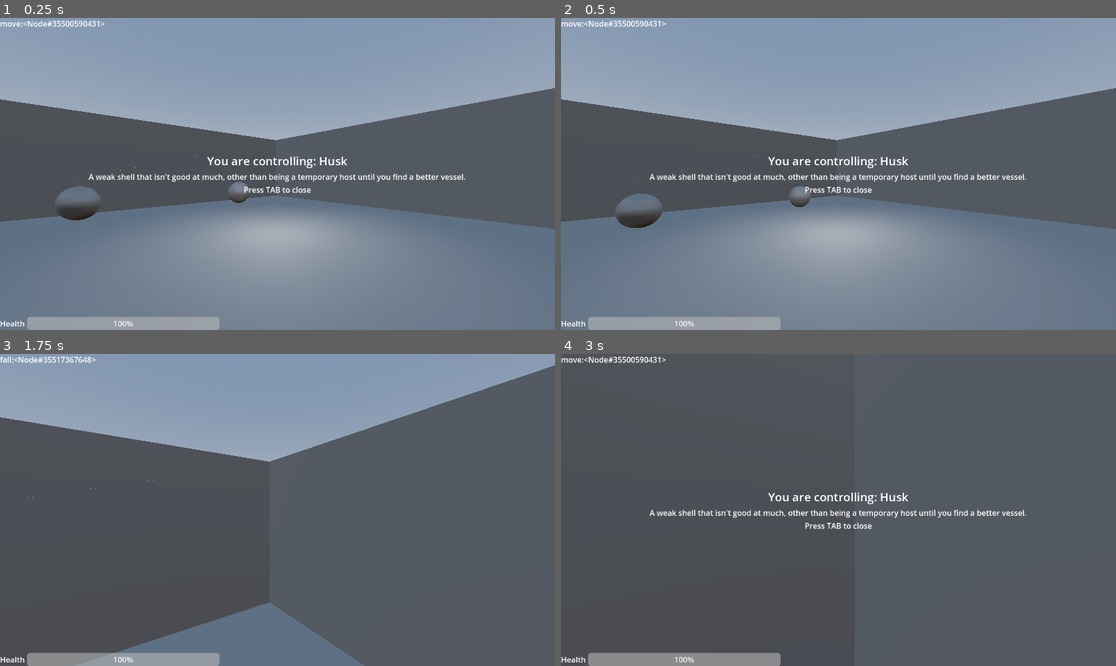
Above: before the commit, frames 1-4 (two rows, left to right).
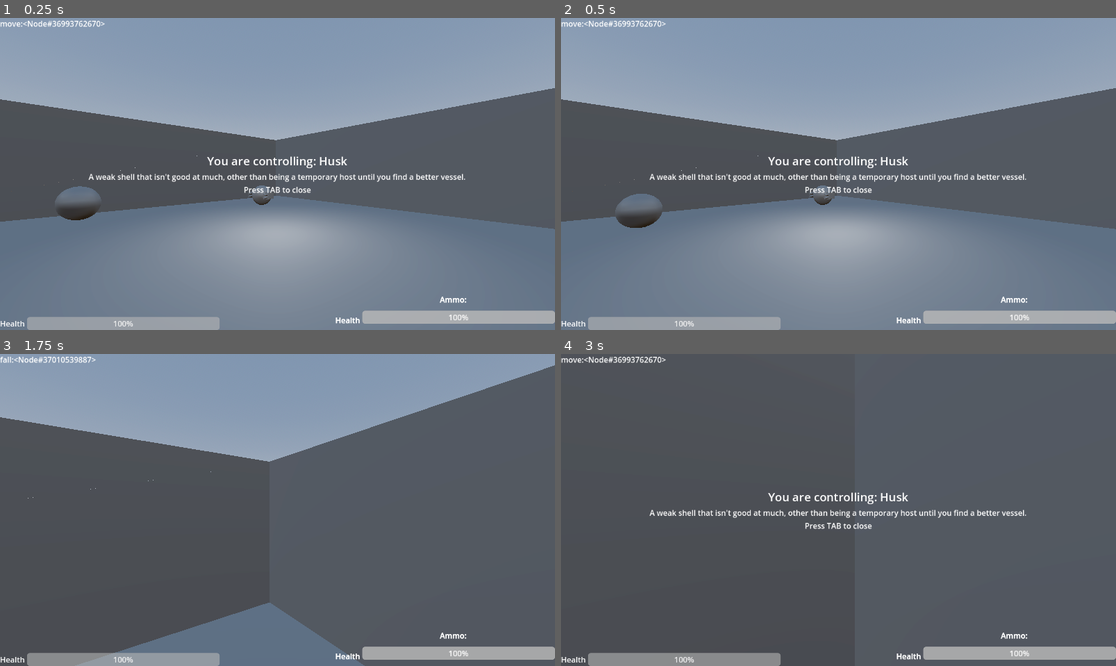
Above: after the commit, the same moments.

Repository: city-high-rider/soulswap
Game: Godot game, scene res://test_level.tscn
Two runs of this game, one before a commit and one after it. Both use one fixed random seed, a clock stepped at 60 frames per second and the inputs below.
Inputs (mouse positions are in pixels of both pictures, inside the frame that each line leads up to):
- Up to frame 1 (0.25 s): no input
- Up to frame 2 (0.5 s): no input
- Up to frame 3 (1.75 s): move the mouse to (305, 510) at 0.52 s; hold W (forward) from 0.53 s (still down); tap F (possess) at 0.6 s; tap Space (jump) at 0.77, 1.52 s; move the mouse to (249, 510) at 1.27 s; tap Tab (toggle_info) at 1.35 s
- Up to frame 4 (3 s): keep holding W (forward); move the mouse to (849, 503) at 2.02 s; tap F (possess) at 2.1 s; tap Enter at 2.75 s; move the mouse to (832, 516) at 2.77 s; tap Tab (toggle_info) at 2.85 s

The runs differ from the first frame. In frame 1, 1.9% of the frame differs, in the area x 10-100%, y 0-98%; in frame 2, 2.0%; in frame 3, 1.6%; in frame 4, 1.7%.
Error after the commit: Trying to assign value of type 'Label' to a variable of type 'Label3D'. (res://components/body_parts/machine_gun.gd:14)

Commit message:
make machine gun breakable

Diff:
--- a/components/body_parts/machine_gun.gd
+++ b/components/body_parts/machine_gun.gd
@@ -10,12 +10,44 @@
 # Where should we start drawing the tracer from?
 @onready var barrel_point : Marker3D = $BarrelPoint
 
+# Where should we show the player the current ammo?
+@onready var ammo_counter : Label3D = $UI/AmmoCount
+
+# Since this is functionally like a laser gun, instead of measuring how many
+# bullets we have left, we mesure how much longer we can fire the gun.
+@export var firing_time_sec : float = 10
+var firing_time_left : float = firing_time_sec
+
+var is_broken : bool = false
+var is_shooting : bool = false
+
+func _ready() -> void:
+	is_broken = false
+
+func _physics_process(delta: float) -> void:
+	if is_shooting:
+		firing_time_left = max(0, firing_time_left - delta)
+		ammo_counter.text = "Ammo left: " + str(snapped((firing_time_left / firing_time_sec), 0.01))
+
+	if firing_time_left <= 0:
+		stop_shooting()
+
 # Start the shooting effects
 func start_shooting() -> void:
+	if is_broken or firing_time_left <= 0:
+		return
 	muzzle_flash.emitting = true
 	shells.emitting = true
+	is_shooting = true
 
 # Stop the shooting effects
 func stop_shooting() -> void:
 	muzzle_flash.emitting = false
 	shells.emitting = false
+	is_shooting = false
+
+
+func _on_health_component_died():
+	is_broken = true
+	stop_shooting()
+	ammo_counter.text = "BROKEN!"
--- a/components/body_parts/machine_gun.tscn
+++ b/components/body_parts/machine_gun.tscn
@@ -1,7 +1,10 @@
-[gd_scene load_steps=11 format=3 uid="uid://bdqf5sm42j8vl"]
+[gd_scene load_steps=15 format=3 uid="uid://bdqf5sm42j8vl"]
 
 [ext_resource type="Texture2D" uid="uid://cqcakiodhwri1" path="res://addons/kenney_particle_pack/star_06.png" id="1_1u4a3"]
 [ext_resource type="Script" path="res://components/body_parts/machine_gun.gd" id="1_kqkdi"]
+[ext_resource type="Script" path="res://components/hitbox.gd" id="3_uihti"]
+[ext_resource type="Script" path="res://components/health_component.gd" id="4_eguk2"]
+[ext_resource type="PackedScene" uid="uid://cq5g02v88a56k" path="res://components/UI/health_bar.tscn" id="5_if8i7"]
 
 [sub_resource type="Curve" id="Curve_upc4u"]
 _data = [Vector2(0, 0.854545), 0.0, 0.0, 0, 0, Vector2(0.248804, 1), 0.0, 0.0, 0, 0, Vector2(1, 0), 0.0, 0.0, 0, 0]
@@ -46,6 +49,9 @@
 height = 0.2
 radial_segments = 6
 
+[sub_resource type="BoxShape3D" id="BoxShape3D_vfhq3"]
+size = Vector3(0.208968, 0.313255, 0.634438)
+
 [node name="MachineGun" type="Node3D"]
 script = ExtResource("1_kqkdi")
 
@@ -82,3 +88,56 @@
 lifetime = 2.5
 process_material = SubResource("ParticleProcessMaterial_328js")
 draw_pass_1 = SubResource("CylinderMesh_15cbd")
+
+[node name="HitboxArea" type="Area3D" parent="."]
+
+[node name="Hitbox" type="CollisionShape3D" parent="HitboxArea" node_paths=PackedStringArray("health_component")]
+transform = Transform3D(1, 0, 0, 0, 1, 0, 0, 0, 1, 0, 0, -0.0978166)
+shape = SubResource("BoxShape3D_vfhq3")
+script = ExtResource("3_uihti")
+health_component = NodePath("../HealthComponent")
+
+[node name="HealthComponent" type="Node" parent="HitboxArea"]
+script = ExtResource("4_eguk2")
+max_health = 10
+
+[node name="UI" type="Control" parent="."]
+layout_mode = 3
+anchors_preset = 15
+anchor_right = 1.0
+anchor_bottom = 1.0
+grow_horizontal = 2
+grow_vertical = 2
+
+[node name="HealthBar" parent="UI" node_paths=PackedStringArray("health") instance=ExtResource("5_if8i7")]
+layout_mode = 1
+anchors_preset = 3
+anchor_left = 1.0
+anchor_top = 1.0
+anchor_right = 1.0
+anchor_bottom = 1.0
+offset_left = -456.0
+offset_top = -40.0
+offset_right = 0.0
+offset_bottom = 0.0
+grow_horizontal = 0
+grow_vertical = 0
+health = NodePath("../../HitboxArea/HealthComponent")
+
+[node name="AmmoCount" type="Label" parent="UI"]
+layout_mode = 1
+anchors_preset = 3
+anchor_left = 1.0
+anchor_top = 1.0
+anchor_right = 1.0
+anchor_bottom = 1.0
+offset_left = -223.0
+offset_top = -75.0
+offset_right = -183.0
+offset_bottom = -52.0
+grow_horizontal = 0
+grow_vertical = 0
+text = "Ammo:"
+horizontal_alignment = 1
+
+[connection signal="died" from="HitboxArea/HealthComponent" to="." method="_on_health_component_died"]
--- a/test_level.tscn
+++ b/test_level.tscn
@@ -7,6 +7,7 @@
 [ext_resource type="PackedScene" uid="uid://cht1nvmsvv4nx" path="res://interactive/popup_area.tscn" id="5_rnba8"]
 [ext_resource type="PackedScene" uid="uid://bqsvtustc0gp6" path="res://ghosts/roller_ghost_strafe.tscn" id="5_yqtay"]
 [ext_resource type="PackedScene" uid="uid://4pb4cmdkvqam" path="res://ghosts/dummy_ghost.tscn" id="6_cxcap"]
+[ext_resource type="PackedScene" uid="uid://crknobkg2vxyr" path="res://shells/roller_machinegun_body.tscn" id="7_8x0cu"]
 
 [sub_resource type="ProceduralSkyMaterial" id="ProceduralSkyMaterial_obdej"]
 sky_horizon_color = Color(0.64625, 0.65575, 0.67075, 1)
@@ -118,11 +119,11 @@
 
 [node name="RollerGhost2" parent="Roller" instance=ExtResource("5_yqtay")]
 
-[node name="Roller2" parent="." node_paths=PackedStringArray("ghost") instance=ExtResource("4_kohc7")]
-transform = Transform3D(-0.647162, 0, -0.762352, 0, 1, 0, 0.762352, 0, -0.647162, -4.38906, 1.17479, -1.50323)
+[node name="GunRoller" parent="." node_paths=PackedStringArray("ghost") instance=ExtResource("7_8x0cu")]
+transform = Transform3D(-0.990859, 0, -0.134903, 0, 1, 0, 0.134903, 0, -0.990859, -4.21475, 0.557481, -2.76105)
 ghost = NodePath("DummyGhost")
 
-[node name="DummyGhost" parent="Roller2" instance=ExtResource("6_cxcap")]
+[node name="DummyGhost" parent="GunRoller" instance=ExtResource("6_cxcap")]
 
 [node name="PopupArea" parent="." instance=ExtResource("5_rnba8")]
 transform = Transform3D(1, 0, 0, 0, 1, 0, 0, 0, 1, 0, 0.730784, 2.29698)
Not shown: 1 places in test_level.tscn that only renumber resources
